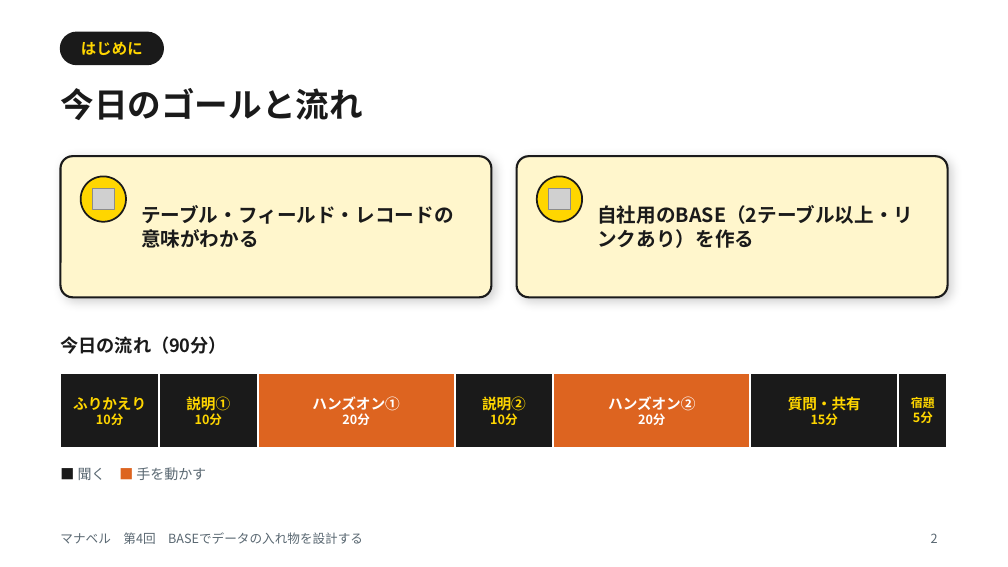
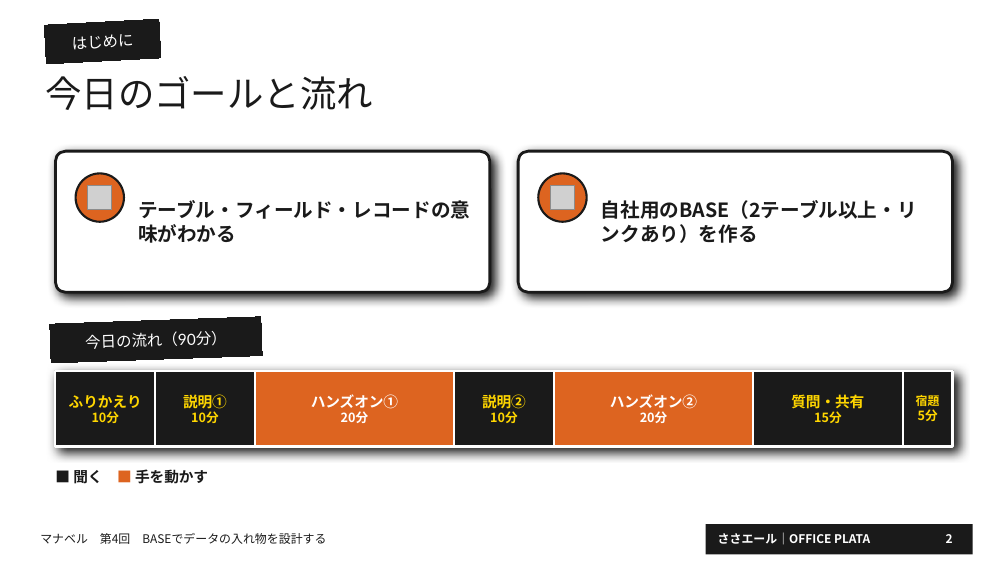
Before and after one commit to OfficePlata/33yell, a slide deck: slide 2 of manaberu/slides/manaberu-04-base-design.pptx. Drawn at 1008x567 pixels with LibreOffice and Linux fonts; fonts in the diff are those of the drawing; grey boxes stand for pictures; background and template pictures are left out. Boxes give left, top, right and bottom in pixels: in the first picture for what was removed or moved away, otherwise in the second. Text is boxed around its words. In the diff, an @@ line names an element or a change of style, - is before the commit and + after.

```diff
--- a/manaberu/slides/manaberu-04-base-design.pptx
+++ b/manaberu/slides/manaberu-04-base-design.pptx
@@ rectangle "はじめに" at (44,19,161,64): font Noto Sans CJK JP to Lato, text colour #FFD600 to #FFFFFF, bold off; fill none to #1A1A1A; outline none to #1A1A1A 0.75 pt; rotation 0 to 357 degrees @@
@@ text "今日のゴールと流れ": place and size @@
-text "今日のゴールと流れ" at (60,88,362,120)
+text "今日のゴールと流れ" at (45,76,373,110)
@@ text "今日のゴールと流れ" at (45,76,373,110): size 24 to 26 pt, font Noto Sans CJK JP to Lato, bold off @@
@@ rounded rectangle removed at (60,32,163,65) @@
@@ rounded rectangle at (55,151,490,292): fill #FFF6CC to #FFFFFF; outline #1A1A1A 1.5 pt to #1A1A1A 2 pt; shadow changed; proportions changed @@
@@ ellipse at (76,173,124,222): fill #FFD600 to #DD6420; outline #1A1A1A 1.25 pt to #1A1A1A 1.5 pt @@
@@ text "テーブル・フィールド・レコードの意味がわかる" rewrapped from (141,205,454,248) to (138,200,470,243) @@
@@ rounded rectangle at (518,151,953,292): fill #FFF6CC to #FFFFFF; outline #1A1A1A 1.5 pt to #1A1A1A 2 pt; shadow changed; proportions changed @@
@@ ellipse at (538,173,587,222): fill #FFD600 to #DD6420; outline #1A1A1A 1.25 pt to #1A1A1A 1.5 pt @@
@@ text "自社用のBASE（2テーブル以上・リンクあり）を作る": place and size @@
-text "自社用のBASE（2テーブル以上・リンクあり）を作る" at (597,205,913,248)
+text "自社用のBASE（2テーブル以上・リンクあり）を作る" at (601,200,917,243)
@@ 1 rounded rectangle, 1 ellipse, 1 picture: place and size @@
-1 rounded rectangle, 1 ellipse, 1 picture at (60,156,492,297)
+1 rounded rectangle, 1 ellipse, 1 picture at (55,151,490,292)
@@ 1 rounded rectangle, 1 ellipse, 1 picture: place and size @@
-1 rounded rectangle, 1 ellipse, 1 picture at (516,156,948,297)
+1 rounded rectangle, 1 ellipse, 1 picture at (518,151,953,292)
@@ rectangle "今日の流れ（90分）" at (50,317,263,364): size 13 to 11 pt, font Noto Sans CJK JP to Lato, text colour #1A1A1A to #FFFFFF, bold off; alignment left to centre; fill none to #1A1A1A; outline none to #1A1A1A 0.75 pt; rotation 0 to 358 degrees @@
@@ 2 rectangles, 1 text: place and size @@
-2 rectangles, 1 text at (60,373,258,449)
+2 rectangles, 1 text at (55,371,255,447)
@@ rectangle added at (55,371,953,447), fill #FFFFFF, outline #1A1A1A 2 pt @@
@@ 2 rectangles, 1 text: place and size @@
-2 rectangles, 1 text at (750,373,948,449)
+2 rectangles, 1 text at (753,371,953,447)
@@ text "■ 聞く ■ 手を動かす" at (73,469,208,484): size 10 to 10.5 pt, bold on; text colour #5A6872 to #1A1A1A in "聞く 手を動かす" @@
@@ text "マナベル 第4回 BASEでデータの入れ物を設計する": place and size @@
-text "マナベル 第4回 BASEでデータの入れ物を設計する" at (60,532,363,544)
+text "マナベル 第4回 BASEでデータの入れ物を設計する" at (40,533,326,544)
@@ text "マナベル 第4回 BASEでデータの入れ物を設計する" at (40,533,326,544): size 9 to 8.5 pt, text colour #5A6872 to #1A1A1A @@
@@ rectangle added at (706,524,973,554), fill #1A1A1A @@
@@ text added at (718,532,870,545), 8.5 pt, text #FFFFFF, bold @@
+ささエール｜OFFICE PLATA
@@ page number: place and size @@
-page number at (931,533,938,543)
+page number at (946,534,953,543)
@@ page number at (946,534,953,543): size 9 to 8.5 pt, text colour #5A6872 to #FFFFFF, bold on; vertical alignment top to middle @@
```
Also in this commit, not shown: 9 other slides changed, 16 other files.
